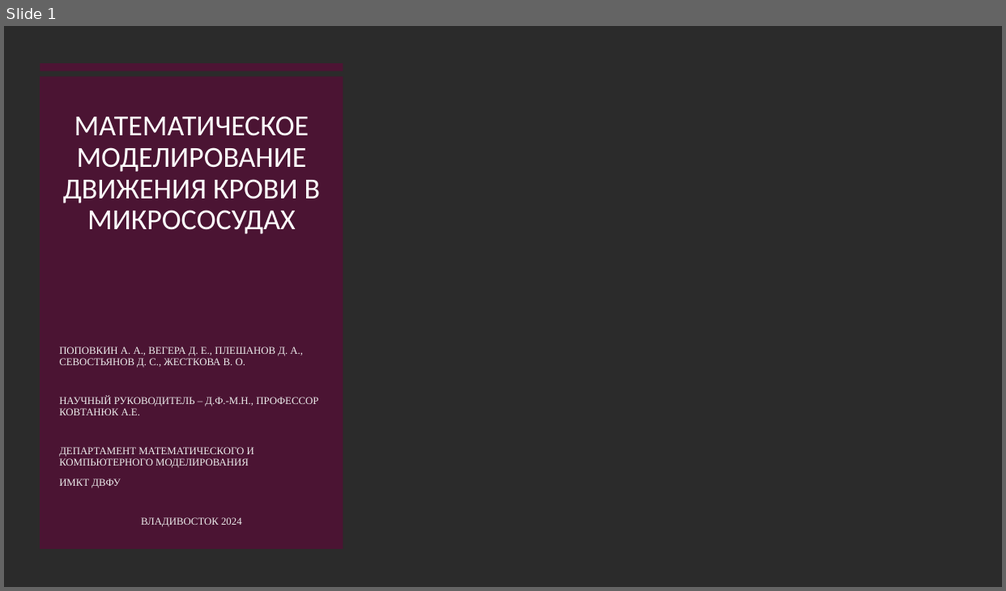
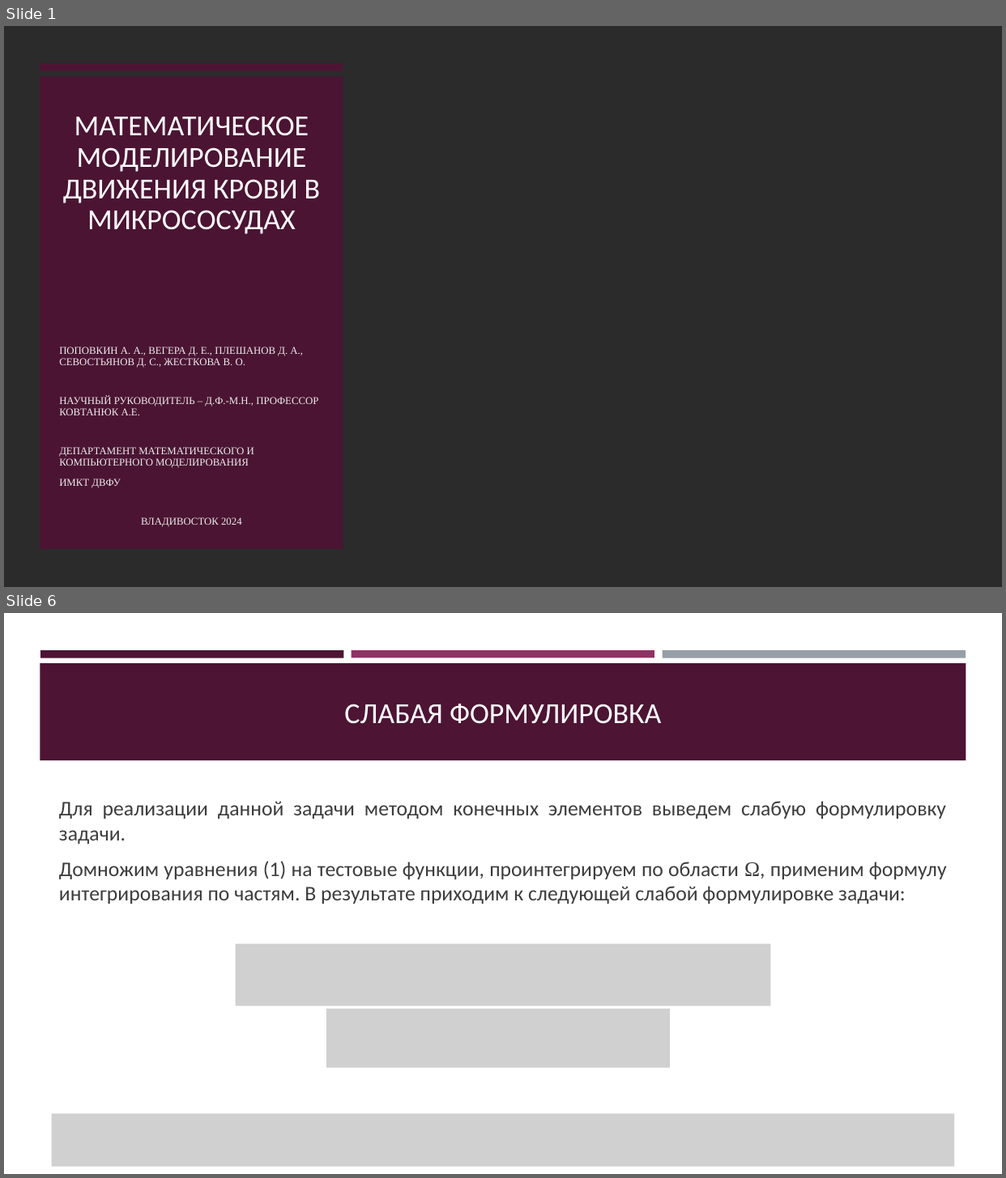
Before and after one commit to Jrol123/Blood_Science, a slide deck: f_docs/Презентация.pptx. Shown one above the other, each under a label of ours: slide 1 before the commit, slides 1 and 6 after it; the slides between them are not shown. The pictures are 1006x591 and 1006x1178 pixels, drawn with LibreOffice and Linux fonts; fonts in the diff are those of the drawing; grey boxes stand for pictures; background and template pictures are left out; a plain dark background stands for a picture behind light text. Boxes give left, top, right and bottom in pixels: in the first picture for what was removed or moved away, otherwise in the second. Text is boxed around its words. In the diff, an @@ line names an element or a change of style, - is before the commit and + after.

```diff
--- a/f_docs/Презентация.pptx
+++ b/f_docs/Презентация.pptx
@@ slide 6 added at (4, 613, 1002, 1174), background #FFFFFF @@
@@ rectangle added at (40, 650, 344, 658), fill #4D1434 @@
@@ rectangle added at (351, 650, 654, 658), fill #903163 @@
@@ rectangle added at (662, 650, 965, 658), fill #969FA7 @@
@@ rectangle added at (40, 663, 966, 760), fill #4D1434 @@
@@ title added at (344, 704, 661, 724), 28 pt, text #FFFFFF @@
+СЛАБАЯ ФОРМУЛИРОВКА
@@ text added at (59, 801, 947, 905), 20 pt, text #3D3D3D @@
+Для реализации данной задачи методом конечных элементов выведем слабую формулировку задачи.
+Домножим уравнения (1) на тестовые функции, проинтегрируем по области Ω, применим формулу интегрирования по частям. В результате приходим к следующей слабой формулировке задачи:
@@ picture added at (236, 944, 770, 1006) @@
@@ picture added at (326, 1009, 671, 1068) @@
@@ picture added at (52, 1114, 955, 1167) @@
```
Also in this commit, not shown: 1 slide changed, 8 other slides added, 1 slide removed, 2 other files.
